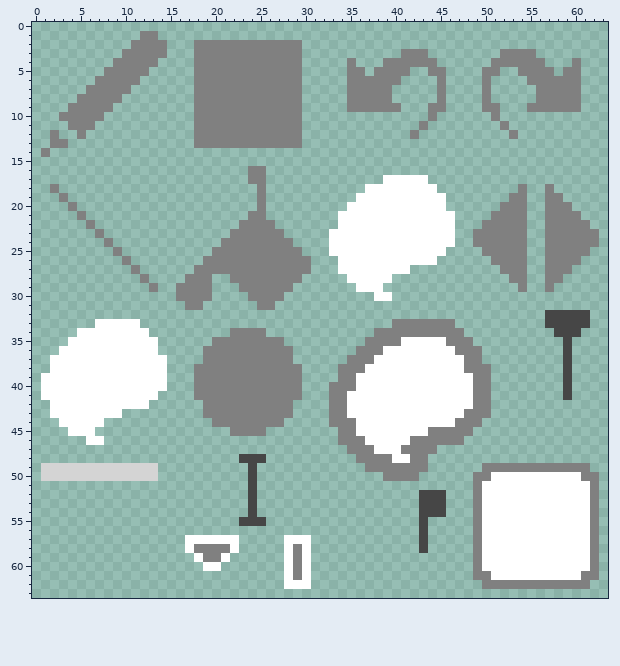
Pixel-art sprite -- Assets/tool_icon.png. That is the earlier state.
The file is 64x64 pixels.
New version:
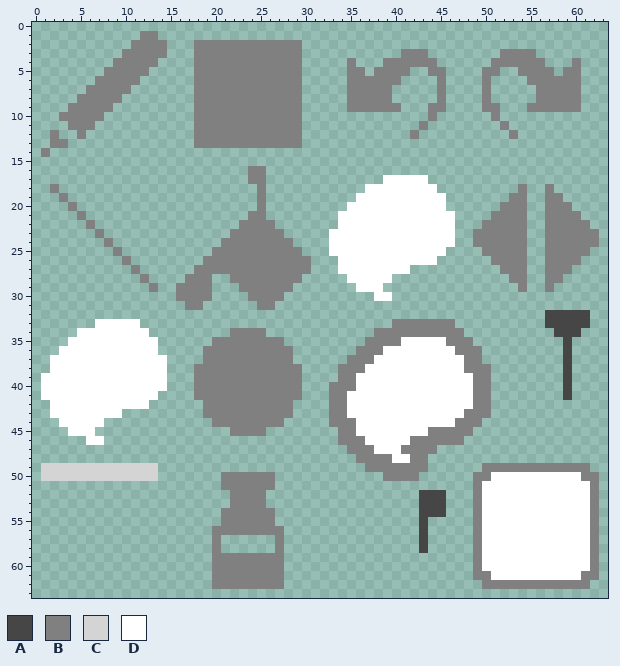
Palette (. is transparent): A #464646  B #808080  C #d4d4d4  D #ffffff
Author's note on the commit: カラーピッカー用のアイコン追加
Diff:
Changed rows in their new state; - is an unchanged pixel.
first column x 17:
48 ------...-----
49 -------.------
50 ----BBBBBB----
51 ----BBBBBB----
52 -----BBBB-----
53 -----BBBB-----
54 ----BBBBBB----
55 ----BBBBBB----
56 ---BBBBBBBB---
57 ...B..----B...
58 ...-..----B...
59 -..-BBBBBBB...
60 --.BBBBBBBB...
61 ---BBBBBBBB...
62 ---BBBBBBBB...
Pixel boxes of the changes (left, top, right, bottom) in both pictures:
changed: (185, 454, 311, 589)
